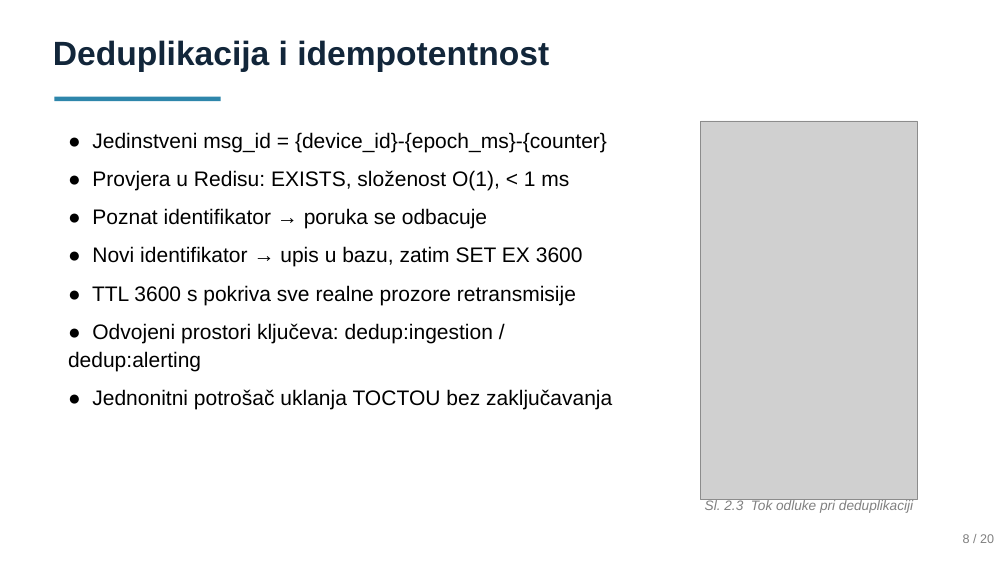
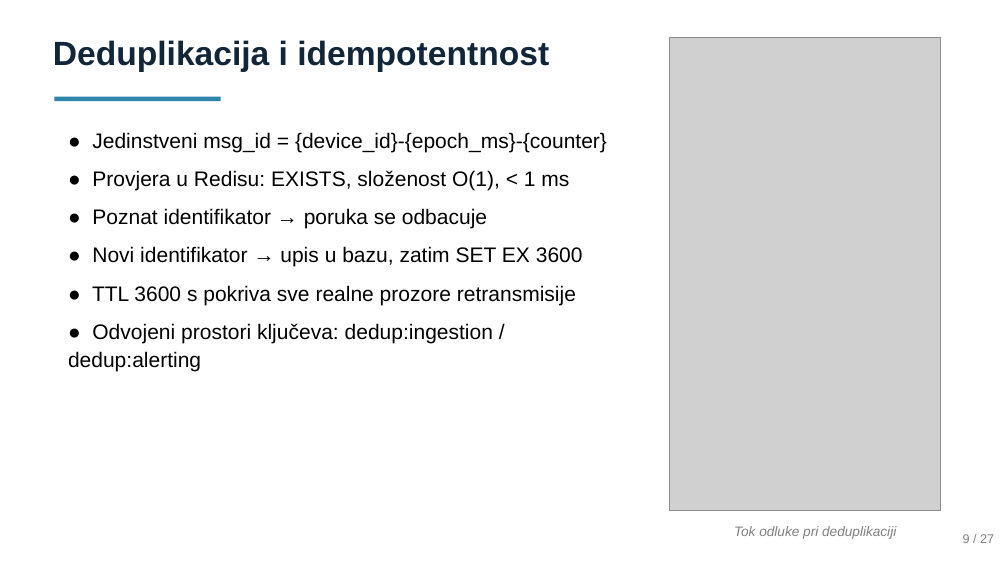
Before and after one commit to LukaIvekovic/iot-telemtry-processing, a slide deck: slide 8 of Prezentacija.pptx. Drawn at 1008x567 pixels with LibreOffice and Linux fonts; fonts in the diff are those of the drawing; grey boxes stand for pictures. Boxes give left, top, right and bottom in pixels: in the first picture for what was removed or moved away, otherwise in the second. Text is boxed around its words. In the diff, an @@ line names an element or a change of style, - is before the commit and + after.

```diff
--- a/Prezentacija.pptx
+++ b/Prezentacija.pptx
@@ picture: place and size @@
-picture at [701, 121, 917, 499]
+picture at [670, 38, 941, 510]
@@ text at [92, 389, 612, 409]: paragraph removed @@
-● Jednonitni potrošač uklanja TOCTOU bez zaključavanja
@@ text at [734, 526, 896, 539]: text changed @@
-Sl. 2.3 Tok odluke pri deduplikaciji
+Tok odluke pri deduplikaciji
@@ text at [963, 534, 994, 543]: text changed @@
-8 / 20
+9 / 27
```
Also in this commit, not shown: 15 other slides changed, 8 slides added, 3 slides removed.
